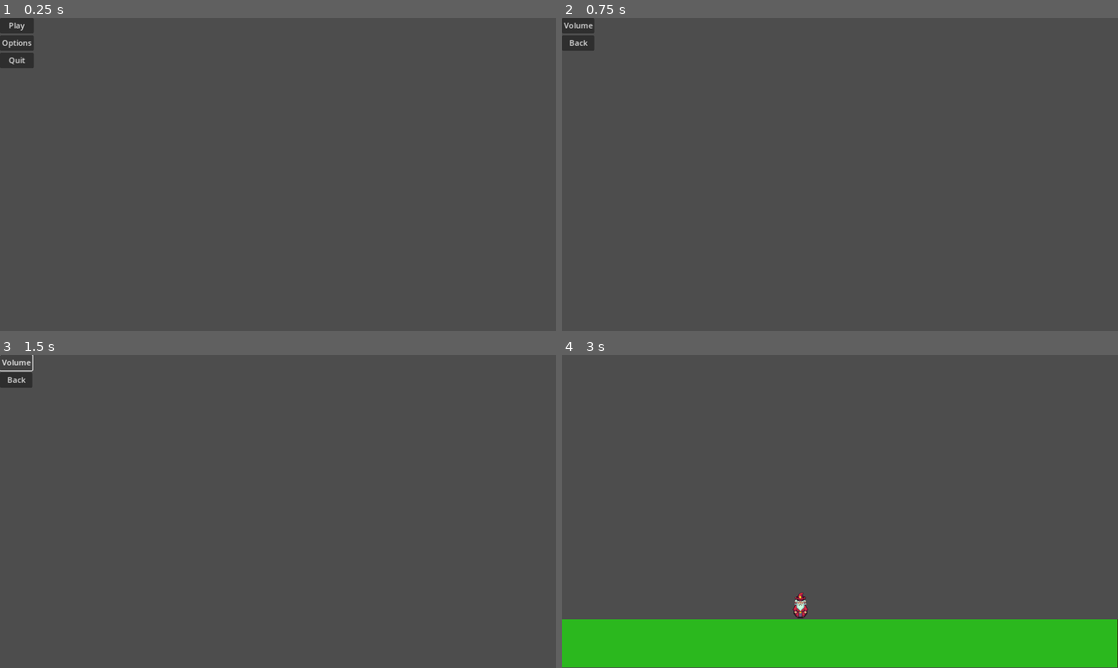
Above: before the commit, frames 1-4 (two rows, left to right).
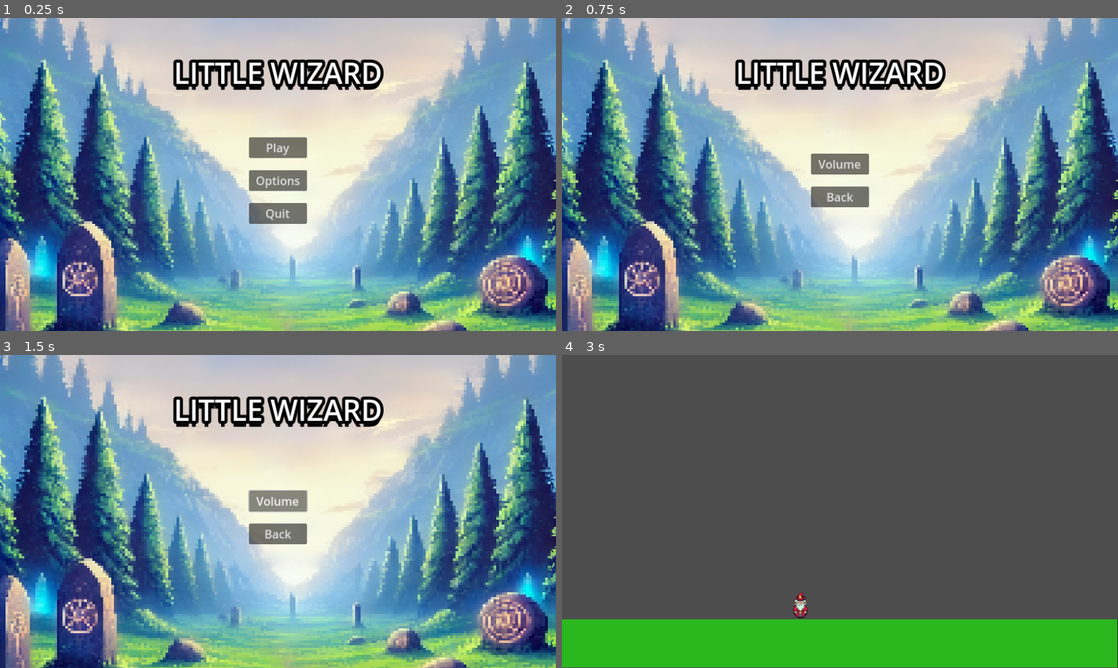
Above: after the commit, the same moments.

Repository: erohsikero/testCICDInGame
Game: Godot game, scene res://Scenes/Main Menu/Main_menu.tscn
The game is run twice, just before and just after one commit, with the same random seed, the same clock (stepped at 60 frames per second) and the same inputs.
Inputs:
- Up to frame 1 (0.25 s): no input
- Up to frame 2 (0.75 s): click "Options" at 0.5 s
- Up to frame 3 (1.5 s): click "Volume" at 1.25 s
- Up to frame 4 (3 s): click "Back" at 2 s; click "Play" at 2.75 s

The runs differ from the first frame. In frame 1, 100% of the frame differs, in the area x 0-100%, y 0-100%; in frame 2, 100%; in frame 3, 100%; in frame 4, nothing differs.

Commit message:
Fixed error and Basic menu

Diff:
--- a/Scenes/Main Menu/Main_menu.tscn
+++ b/Scenes/Main Menu/Main_menu.tscn
@@ -1,6 +1,13 @@
-[gd_scene load_steps=2 format=3 uid="uid://ci2tunx07nfbf"]
+[gd_scene load_steps=5 format=3 uid="uid://ci2tunx07nfbf"]
 
-[ext_resource type="Script" path="res://Scripts/main_menu.gd" id="1_o418g"]
+[ext_resource type="Script" path="res://Scenes/Main Menu/main_menu.gd" id="1_7d1jr"]
+[ext_resource type="Texture2D" uid="uid://bpeaddxamoa7u" path="res://Resources/Sprites/Images/Main_menu.png" id="2_hicvw"]
+
+[sub_resource type="SystemFont" id="SystemFont_jvhe2"]
+font_names = PackedStringArray("Impact")
+
+[sub_resource type="SystemFont" id="SystemFont_54dyd"]
+font_names = PackedStringArray("Impact")
 
 [node name="Main Menu" type="Control"]
 layout_mode = 3
@@ -9,31 +16,91 @@
 anchor_bottom = 1.0
 grow_horizontal = 2
 grow_vertical = 2
-script = ExtResource("1_o418g")
+script = ExtResource("1_7d1jr")
 
 [node name="MarginContainer" type="MarginContainer" parent="."]
 layout_mode = 0
 offset_right = 40.0
 offset_bottom = 40.0
 
-[node name="VBoxContainer" type="VBoxContainer" parent="MarginContainer"]
+[node name="TextureRect" type="TextureRect" parent="."]
+layout_mode = 1
+anchors_preset = 15
+anchor_right = 1.0
+anchor_bottom = 1.0
+offset_top = -188.0
+offset_bottom = 188.0
+grow_horizontal = 2
+grow_vertical = 2
+texture = ExtResource("2_hicvw")
+
+[node name="MarginContainer2" type="MarginContainer" parent="."]
+layout_mode = 1
+anchors_preset = 15
+anchor_right = 1.0
+anchor_bottom = 1.0
+grow_horizontal = 2
+grow_vertical = 2
+theme_override_constants/margin_left = 12
+theme_override_constants/margin_top = 12
+theme_override_constants/margin_right = 12
+theme_override_constants/margin_bottom = 12
+
+[node name="VBoxContainer" type="VBoxContainer" parent="MarginContainer2"]
+layout_mode = 2
+theme_override_constants/separation = 60
+
+[node name="Seperator" type="Control" parent="MarginContainer2/VBoxContainer"]
 layout_mode = 2
 
-[node name="Play" type="Button" parent="MarginContainer/VBoxContainer"]
+[node name="Label" type="Label" parent="MarginContainer2/VBoxContainer"]
 layout_mode = 2
+theme_override_colors/font_shadow_color = Color(0, 0, 0, 1)
+theme_override_constants/shadow_offset_x = 0
+theme_override_constants/shadow_offset_y = 12
+theme_override_constants/outline_size = 25
+theme_override_fonts/font = SubResource("SystemFont_jvhe2")
+theme_override_font_sizes/font_size = 60
+text = "LITTLE WIZARD"
+horizontal_alignment = 1
+vertical_alignment = 1
+
+[node name="HBoxContainer" type="HBoxContainer" parent="MarginContainer2"]
+layout_mode = 2
+alignment = 1
+
+[node name="VBoxContainer" type="VBoxContainer" parent="MarginContainer2/HBoxContainer"]
+layout_mode = 2
+theme_override_constants/separation = 25
+alignment = 1
+
+[node name="Seperator2" type="Control" parent="MarginContainer2/HBoxContainer/VBoxContainer"]
+layout_mode = 2
+
+[node name="Play" type="Button" parent="MarginContainer2/HBoxContainer/VBoxContainer"]
+custom_minimum_size = Vector2(120, 32)
+layout_mode = 2
+theme_override_fonts/font = SubResource("SystemFont_54dyd")
+theme_override_font_sizes/font_size = 24
 text = "Play
 "
 
-[node name="Options" type="Button" parent="MarginContainer/VBoxContainer"]
+[node name="Options" type="Button" parent="MarginContainer2/HBoxContainer/VBoxContainer"]
+custom_minimum_size = Vector2(120, 32)
 layout_mode = 2
+theme_override_fonts/font = SubResource("SystemFont_54dyd")
+theme_override_font_sizes/font_size = 24
 text = "Options
 "
 
-[node name="Quit" type="Button" parent="MarginContainer/VBoxContainer"]
+[node name="Quit" type="Button" parent="MarginContainer2/HBoxContainer/VBoxContainer"]
+custom_minimum_size = Vector2(120, 32)
 layout_mode = 2
+theme_override_fonts/font = SubResource("SystemFont_54dyd")
+theme_override_font_sizes/font_size = 24
 text = "Quit
 "
 
-[connection signal="pressed" from="MarginContainer/VBoxContainer/Play" to="." method="_on_play_pressed"]
-[connection signal="pressed" from="MarginContainer/VBoxContainer/Options" to="." method="_on_options_pressed"]
-[connection signal="pressed" from="MarginContainer/VBoxContainer/Quit" to="." method="_on_quit_pressed"]
+[connection signal="pressed" from="MarginContainer2/HBoxContainer/VBoxContainer/Play" to="." method="_on_play_pressed"]
+[connection signal="pressed" from="MarginContainer2/HBoxContainer/VBoxContainer/Options" to="." method="_on_options_pressed"]
+[connection signal="pressed" from="MarginContainer2/HBoxContainer/VBoxContainer/Quit" to="." method="_on_quit_pressed"]
--- a/Scenes/Main Menu/Options_menu.tscn
+++ b/Scenes/Main Menu/Options_menu.tscn
@@ -1,6 +1,15 @@
-[gd_scene load_steps=2 format=3 uid="uid://cggudk2vysh8q"]
+[gd_scene load_steps=5 format=3 uid="uid://cggudk2vysh8q"]
 
 [ext_resource type="Script" path="res://Scenes/Main Menu/options_menu.gd" id="1_rkwu1"]
+[ext_resource type="Texture2D" uid="uid://c6mo4hj7xjatb" path="res://Resources/Sprites/Images/main_menu.png" id="2_17q8b"]
+
+[sub_resource type="SystemFont" id="SystemFont_e4vsw"]
+font_names = PackedStringArray("Impact")
+subpixel_positioning = 0
+
+[sub_resource type="SystemFont" id="SystemFont_qnanv"]
+font_names = PackedStringArray("Impact")
+subpixel_positioning = 0
 
 [node name="Main Menu" type="Control"]
 layout_mode = 3
@@ -16,18 +25,73 @@
 offset_right = 40.0
 offset_bottom = 40.0
 
-[node name="VBoxContainer" type="VBoxContainer" parent="MarginContainer"]
+[node name="TextureRect" type="TextureRect" parent="."]
+layout_mode = 1
+anchors_preset = 15
+anchor_right = 1.0
+anchor_bottom = 1.0
+offset_top = -188.0
+offset_bottom = 188.0
+grow_horizontal = 2
+grow_vertical = 2
+texture = ExtResource("2_17q8b")
+
+[node name="MarginContainer2" type="MarginContainer" parent="."]
+layout_mode = 1
+anchors_preset = 15
+anchor_right = 1.0
+anchor_bottom = 1.0
+grow_horizontal = 2
+grow_vertical = 2
+theme_override_constants/margin_left = 12
+theme_override_constants/margin_top = 12
+theme_override_constants/margin_right = 12
+theme_override_constants/margin_bottom = 12
+
+[node name="VBoxContainer" type="VBoxContainer" parent="MarginContainer2"]
+layout_mode = 2
+theme_override_constants/separation = 60
+
+[node name="Seperator" type="Control" parent="MarginContainer2/VBoxContainer"]
 layout_mode = 2
 
-[node name="Volume" type="Button" parent="MarginContainer/VBoxContainer"]
+[node name="Label" type="Label" parent="MarginContainer2/VBoxContainer"]
 layout_mode = 2
-text = "Volume
-"
+theme_override_colors/font_shadow_color = Color(0, 0, 0, 1)
+theme_override_constants/shadow_offset_x = 0
+theme_override_constants/shadow_offset_y = 12
+theme_override_constants/outline_size = 25
+theme_override_fonts/font = SubResource("SystemFont_e4vsw")
+theme_override_font_sizes/font_size = 60
+text = "LITTLE WIZARD"
+horizontal_alignment = 1
+vertical_alignment = 1
 
-[node name="Back" type="Button" parent="MarginContainer/VBoxContainer"]
+[node name="HBoxContainer" type="HBoxContainer" parent="MarginContainer2"]
 layout_mode = 2
+alignment = 1
+
+[node name="VBoxContainer" type="VBoxContainer" parent="MarginContainer2/HBoxContainer"]
+layout_mode = 2
+theme_override_constants/separation = 25
+alignment = 1
+
+[node name="Seperator2" type="Control" parent="MarginContainer2/HBoxContainer/VBoxContainer"]
+layout_mode = 2
+
+[node name="Volume" type="Button" parent="MarginContainer2/HBoxContainer/VBoxContainer"]
+custom_minimum_size = Vector2(120, 32)
+layout_mode = 2
+theme_override_fonts/font = SubResource("SystemFont_qnanv")
+theme_override_font_sizes/font_size = 24
+text = "Volume"
+
+[node name="Back" type="Button" parent="MarginContainer2/HBoxContainer/VBoxContainer"]
+custom_minimum_size = Vector2(120, 32)
+layout_mode = 2
+theme_override_fonts/font = SubResource("SystemFont_qnanv")
+theme_override_font_sizes/font_size = 24
 text = "Back
 "
 
-[connection signal="pressed" from="MarginContainer/VBoxContainer/Volume" to="." method="_on_volume_pressed"]
-[connection signal="pressed" from="MarginContainer/VBoxContainer/Back" to="." method="_on_back_pressed"]
+[connection signal="pressed" from="MarginContainer2/HBoxContainer/VBoxContainer/Back" to="." method="_on_back_pressed"]
--- /dev/null
+++ b/Scenes/Main Menu/main_menu.gd
@@ -0,0 +1,10 @@
+extends Control
+
+func _on_play_pressed() -> void:
+	get_tree().change_scene_to_file("res://Scenes/Levels/DemoScene.tscn")
+
+func _on_options_pressed() -> void:
+	get_tree().change_scene_to_file("res://Scenes/Main Menu/Options_menu.tscn")
+
+func _on_quit_pressed() -> void:
+	get_tree().quit()
--- a/Scenes/Main Menu/options_menu.gd
+++ b/Scenes/Main Menu/options_menu.gd
@@ -1,3 +1,4 @@
+class_name Options_menu
 extends Control
 
 func _on_back_pressed() -> void:
Binary file removed: Resources/Sprites/Images/DALL·E 2024-10-21 22.19.20 - A pixel art image designed for the main menu of a wizard-themed game, featuring a slightly blurred fantasy forest with mystical trees in the back…
Binary file added: Resources/Sprites/Images/main_menu.png
Not shown, added: Resources/Sprites/Images/main_menu.png.import
Not shown, added: Resources/Sprites/Images/DAL6571.tmp
Not shown, added: Resources/Sprites/Images/DALE076.tmp
